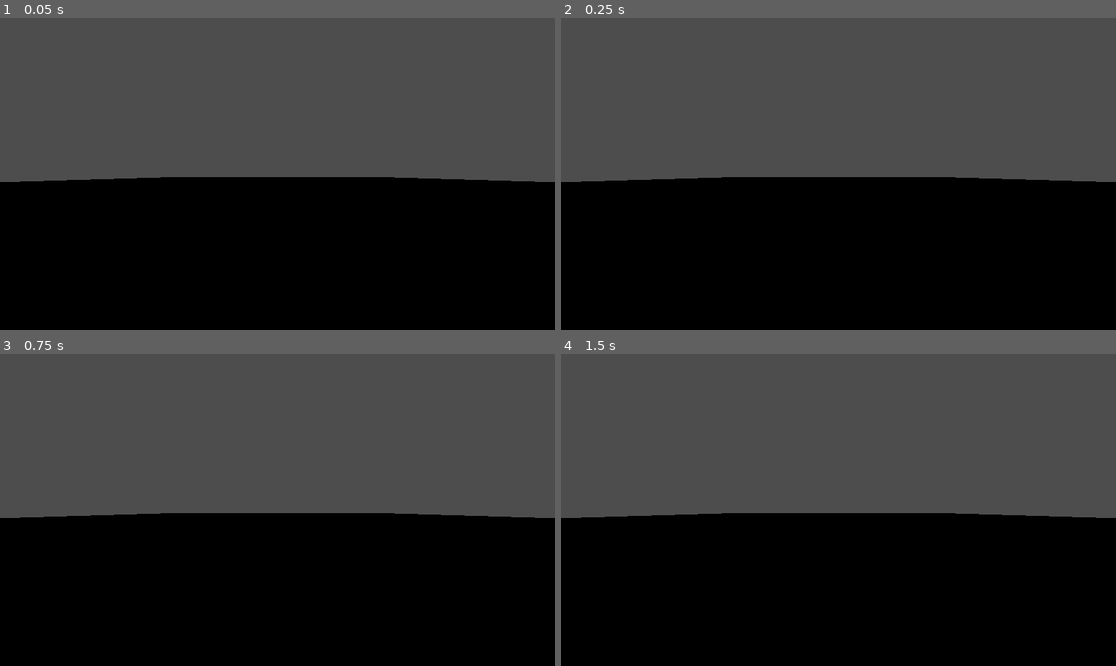
Above: before the commit, frames 1-4 (two rows, left to right).
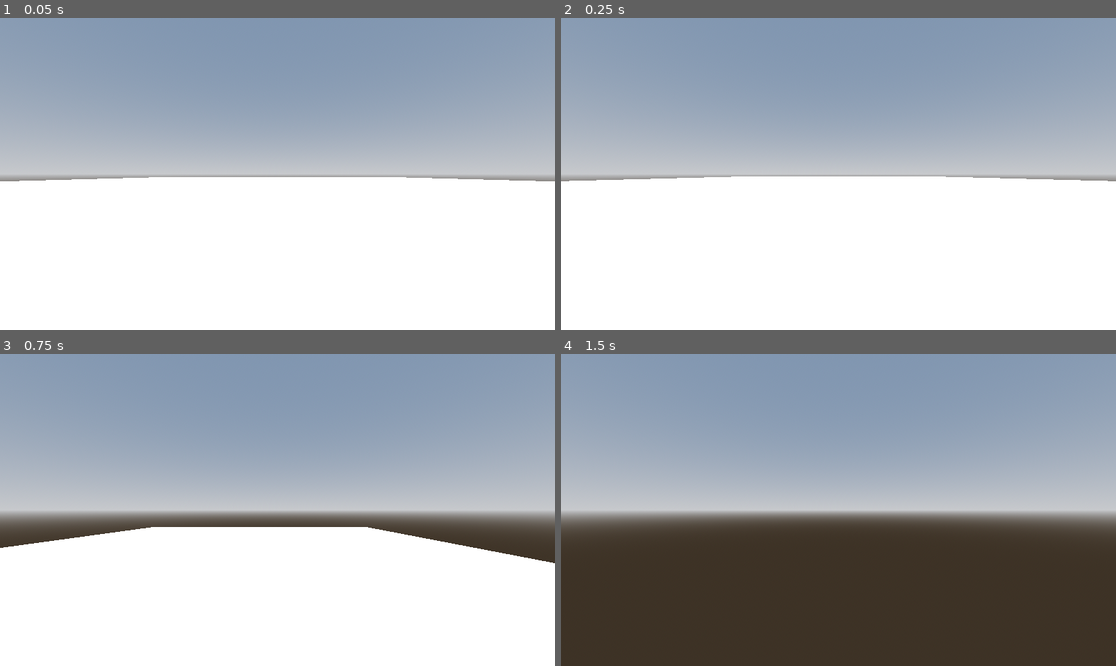
Above: after the commit, the same moments.

Repository: Oscar-Ryley/It-Slithers
Game: Godot game, scene res://Godot/Scene.tscn
The game is run twice, just before and just after one commit, with the same random seed, the same clock (stepped at 60 frames per second) and the same inputs. Before the commit the project starts from res://Scene.tscn.
Inputs:
- Up to frame 1 (0.05 s): no input
- Up to frame 2 (0.25 s): no input
- Up to frame 3 (0.75 s): tap Enter (ui_accept) at 0.5, 0.6 s; hold D (Right, bound only after the commit) from 0.53 s (still down)
- Up to frame 4 (1.5 s): tap Enter (ui_accept) at 0.77, 1.07, 1.35 s; release D (Right, bound only after the commit) at 1.28 s; hold S (Back, bound only after the commit) from 1.28 s (still down)

The runs differ from the first frame. In frame 1, 100% of the frame differs, in the area x 0-100%, y 0-100%; in frame 2, 100%; in frame 3, 100%; in frame 4, 100%.

Commit message:
Created Movement Script
Movement Script adapted from basic 3D movement script for the Godot Engine; also implemented the default environment and lighting within the Engine.

Diff:
--- /dev/null
+++ b/Godot/Player.gd
@@ -0,0 +1,31 @@
+extends CharacterBody3D
+
+
+const SPEED = 5.0
+const JUMP_VELOCITY = 4.5
+
+# Get the gravity from the project settings to be synced with RigidBody nodes.
+var gravity = ProjectSettings.get_setting("physics/3d/default_gravity")
+
+
+func _physics_process(delta):
+	# Add the gravity.
+	if not is_on_floor():
+		velocity.y -= gravity * delta
+
+	# Handle jump.
+	if Input.is_action_just_pressed("ui_accept") and is_on_floor():
+		velocity.y = JUMP_VELOCITY
+
+	# Get the input direction and handle the movement/deceleration.
+	# As good practice, you should replace UI actions with custom gameplay actions.
+	var input_dir = Input.get_vector("Left", "Right", "Forward", "Back")
+	var direction = (transform.basis * Vector3(input_dir.x, 0, input_dir.y)).normalized()
+	if direction:
+		velocity.x = direction.x * SPEED
+		velocity.z = direction.z * SPEED
+	else:
+		velocity.x = move_toward(velocity.x, 0, SPEED)
+		velocity.z = move_toward(velocity.z, 0, SPEED)
+
+	move_and_slide()
--- a/Scene.tscn
+++ b/Godot/Scene.tscn
@@ -1,4 +1,18 @@
-[gd_scene load_steps=5 format=3 uid="uid://vhdko8l17uv"]
+[gd_scene load_steps=9 format=3 uid="uid://vhdko8l17uv"]
+
+[ext_resource type="Script" path="res://Godot/Player.gd" id="1_mjpwb"]
+
+[sub_resource type="ProceduralSkyMaterial" id="ProceduralSkyMaterial_r2lmd"]
+sky_horizon_color = Color(0.64625, 0.65575, 0.67075, 1)
+ground_horizon_color = Color(0.64625, 0.65575, 0.67075, 1)
+
+[sub_resource type="Sky" id="Sky_7cye2"]
+sky_material = SubResource("ProceduralSkyMaterial_r2lmd")
+
+[sub_resource type="Environment" id="Environment_nrph2"]
+background_mode = 2
+sky = SubResource("Sky_7cye2")
+tonemap_mode = 2
 
 [sub_resource type="PlaneMesh" id="PlaneMesh_3wqea"]
 
@@ -12,6 +26,13 @@
 
 [node name="Scene" type="Node3D"]
 
+[node name="WorldEnvironment" type="WorldEnvironment" parent="."]
+environment = SubResource("Environment_nrph2")
+
+[node name="DirectionalLight3D" type="DirectionalLight3D" parent="."]
+transform = Transform3D(-0.866025, -0.433013, 0.25, 0, 0.5, 0.866025, -0.5, 0.75, -0.433013, 0, 0, 0)
+shadow_enabled = true
+
 [node name="MeshInstance3D" type="MeshInstance3D" parent="."]
 transform = Transform3D(6, 0, 0, 0, 6, 0, 0, 0, 6, 0, 0, 0)
 mesh = SubResource("PlaneMesh_3wqea")
@@ -23,6 +44,7 @@
 
 [node name="CharacterBody3D" type="CharacterBody3D" parent="."]
 transform = Transform3D(1, 0, 0, 0, 1, 0, 0, 0, 1, 0, 0, 5.53105)
+script = ExtResource("1_mjpwb")
 
 [node name="MeshInstance3D" type="MeshInstance3D" parent="CharacterBody3D"]
 transform = Transform3D(0.1, 0, 0, 0, 0.1, 0, 0, 0, 0.1, 0, 0.120784, 0)
--- a/project.godot
+++ b/project.godot
@@ -11,9 +11,32 @@
 [application]
 
 config/name="It Slithers"
-run/main_scene="res://Scene.tscn"
+run/main_scene="res://Godot/Scene.tscn"
 config/features=PackedStringArray("4.2", "GL Compatibility")
-config/icon="res://icon.svg"
+config/icon="res://Godot/icon.svg"
+
+[input]
+
+Forward={
+"deadzone": 0.5,
+"events": [Object(InputEventKey,"resource_local_to_scene":false,"resource_name":"","device":-1,"window_id":0,"alt_pressed":false,"shift_pressed":false,"ctrl_pressed":false,"meta_pressed":false,"pressed":false,"keycode":0,"physical_keycode":87,"key_label":0,"unicode":119,"echo":false,"script":null)
+]
+}
+Back={
+"deadzone": 0.5,
+"events": [Object(InputEventKey,"resource_local_to_scene":false,"resource_name":"","device":-1,"window_id":0,"alt_pressed":false,"shift_pressed":false,"ctrl_pressed":false,"meta_pressed":false,"pressed":false,"keycode":0,"physical_keycode":83,"key_label":0,"unicode":115,"echo":false,"script":null)
+]
+}
+Left={
+"deadzone": 0.5,
+"events": [Object(InputEventKey,"resource_local_to_scene":false,"resource_name":"","device":-1,"window_id":0,"alt_pressed":false,"shift_pressed":false,"ctrl_pressed":false,"meta_pressed":false,"pressed":false,"keycode":0,"physical_keycode":65,"key_label":0,"unicode":97,"echo":false,"script":null)
+]
+}
+Right={
+"deadzone": 0.5,
+"events": [Object(InputEventKey,"resource_local_to_scene":false,"resource_name":"","device":-1,"window_id":0,"alt_pressed":false,"shift_pressed":false,"ctrl_pressed":false,"meta_pressed":false,"pressed":false,"keycode":0,"physical_keycode":68,"key_label":0,"unicode":100,"echo":false,"script":null)
+]
+}
 
 [rendering]
 
Renamed: icon.svg -> Godot/icon.svg
Not shown, changed: Godot/icon.svg.import
Not shown, added: Godot/README.md
